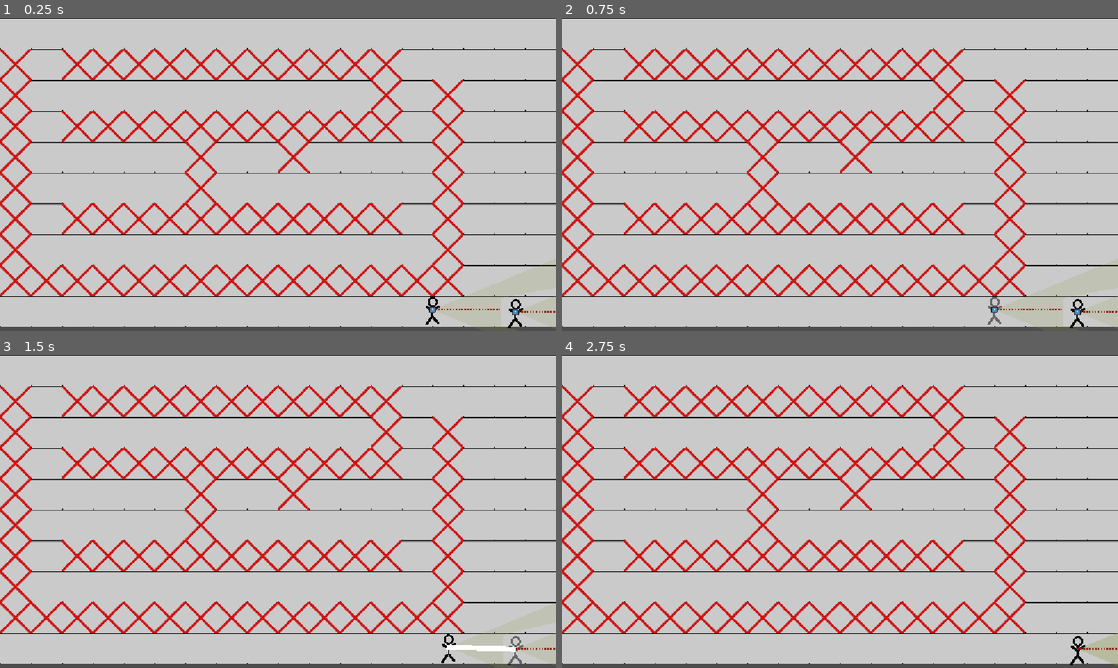
Above: before the commit, frames 1-4 (two rows, left to right).
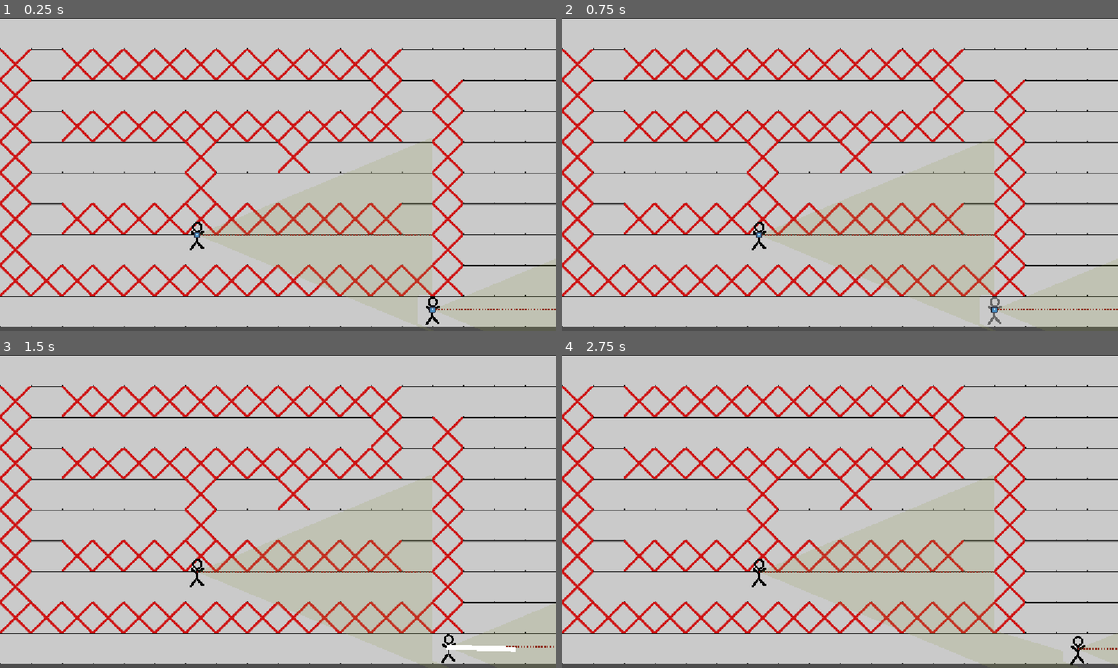
Above: after the commit, the same moments.

Repository: NevenIlincic/Tactical_Move
Game: Godot game, scene res://Scenes/Test_Scene.tscn
Two runs of this game, one before a commit and one after it. Both use one fixed random seed, a clock stepped at 60 frames per second and the inputs below. The engine's default icon, where the game draws it, is replaced by a stand-in: a white triangle on a blue panel in a dark square.
Inputs (mouse positions are in pixels of both pictures, inside the frame that each line leads up to):
- Up to frame 1 (0.25 s): no input
- Up to frame 2 (0.75 s): tap Enter at 0.5 s; move the mouse to (995, 309) at 0.52 s; press the mouse at (995, 309) at 0.53 s
- Up to frame 3 (1.5 s): tap W (reset_look_at_path) at 1.25 s; move the mouse to (517, 649) at 1.27 s; release the mouse at (517, 649) at 1.28 s; tap Space (move_confirm) at 1.35 s; click (517, 649) at 1.42 s
- Up to frame 4 (2.75 s): move the mouse to (895, 442) at 2.02 s; right-click (895, 442) at 2.1 s; click (895, 442) at 2.17 s

The runs differ from the first frame. In frame 1, 1.3% of the frame differs, in the area x 34-100%, y 59-100%; in frame 2, 1.3%; in frame 3, 1.3%; in frame 4, 1.1%.

Commit message:
[UPDATE] Move some methods in base Soldier class

Diff:
--- a/Scenes/Test_Scene.tscn
+++ b/Scenes/Test_Scene.tscn
@@ -4,11 +4,12 @@
 [ext_resource type="Texture2D" uid="uid://c3qy2e6a8kyg2" path="res://Sprites/Tiles/New Piskel-1.png - 2026-08-02T002434.484.png" id="2_mrf6p"]
 [ext_resource type="Texture2D" uid="uid://dx4qogxo2oe5u" path="res://Sprites/Tiles/New Piskel-2.png (46).png" id="2_mwjvy"]
 [ext_resource type="PackedScene" uid="uid://chy7dddrrr700" path="res://Scenes/Player/Player.tscn" id="4_10mtb"]
+[ext_resource type="Script" uid="uid://bencr8mnns7ut" path="res://Scripts/Patterns/Stat/stat.gd" id="5_8c5ma"]
 [ext_resource type="PackedScene" uid="uid://y3pndfcq1kxo" path="res://Scenes/Enemy/Enemy.tscn" id="5_svcn8"]
+[ext_resource type="Script" uid="uid://cp4iog725gtuq" path="res://Scripts/Soldier/Player/player_stats.gd" id="6_ltieu"]
 [ext_resource type="Script" uid="uid://cubw4ogrqm6po" path="res://Scripts/Weapon/weapon.gd" id="6_mykrp"]
 [ext_resource type="Script" uid="uid://bqnc1ha42r85" path="res://Scripts/Weapon/pistol.gd" id="7_88mxo"]
 [ext_resource type="Resource" uid="uid://ddj6vd6by3aw5" path="res://Resources/Weapon_Stats/Pistol_Stats.tres" id="8_argnq"]
-[ext_resource type="Resource" uid="uid://bqytja2sqng4q" path="res://Resources/Player_Stats/Regular_Soldier_Stats.tres" id="11_ltieu"]
 
 [sub_resource type="TileSetAtlasSource" id="TileSetAtlasSource_10mtb"]
 texture = ExtResource("2_mwjvy")
@@ -40,10 +41,75 @@
 [sub_resource type="RectangleShape2D" id="RectangleShape2D_fhwqp"]
 size = Vector2(64, 192)
 
+[sub_resource type="Resource" id="Resource_8c5ma"]
+script = ExtResource("5_8c5ma")
+base_value = 30.0
+metadata/_custom_type_script = "uid://bencr8mnns7ut"
+
+[sub_resource type="Resource" id="Resource_stuxa"]
+script = ExtResource("5_8c5ma")
+base_value = 1000.0
+metadata/_custom_type_script = "uid://bencr8mnns7ut"
+
+[sub_resource type="Resource" id="Resource_42oyf"]
+script = ExtResource("5_8c5ma")
+base_value = 0.4
+metadata/_custom_type_script = "uid://bencr8mnns7ut"
+
+[sub_resource type="Resource" id="Resource_xq73l"]
+script = ExtResource("5_8c5ma")
+base_value = 250.0
+metadata/_custom_type_script = "uid://bencr8mnns7ut"
+
+[sub_resource type="Resource" id="Resource_ofkpl"]
+resource_local_to_scene = true
+script = ExtResource("6_ltieu")
+speed = SubResource("Resource_xq73l")
+reaction_time = SubResource("Resource_42oyf")
+max_travel_distance = SubResource("Resource_stuxa")
+HP = SubResource("Resource_8c5ma")
+metadata/_custom_type_script = "uid://cp4iog725gtuq"
+
 [sub_resource type="Resource" id="Resource_yn6en"]
 script = ExtResource("7_88mxo")
 weapon_stats = ExtResource("8_argnq")
 metadata/_custom_type_script = "uid://bqnc1ha42r85"
+
+[sub_resource type="Resource" id="Resource_grcoo"]
+resource_local_to_scene = true
+script = ExtResource("6_ltieu")
+speed = SubResource("Resource_xq73l")
+reaction_time = SubResource("Resource_42oyf")
+max_travel_distance = SubResource("Resource_stuxa")
+HP = SubResource("Resource_8c5ma")
+metadata/_custom_type_script = "uid://cp4iog725gtuq"
+
+[sub_resource type="Resource" id="Resource_tq75k"]
+resource_local_to_scene = true
+script = ExtResource("6_ltieu")
+speed = SubResource("Resource_xq73l")
+reaction_time = SubResource("Resource_42oyf")
+max_travel_distance = SubResource("Resource_stuxa")
+HP = SubResource("Resource_8c5ma")
+metadata/_custom_type_script = "uid://cp4iog725gtuq"
+
+[sub_resource type="Resource" id="Resource_3vrl3"]
+resource_local_to_scene = true
+script = ExtResource("6_ltieu")
+speed = SubResource("Resource_xq73l")
+reaction_time = SubResource("Resource_42oyf")
+max_travel_distance = SubResource("Resource_stuxa")
+HP = SubResource("Resource_8c5ma")
+metadata/_custom_type_script = "uid://cp4iog725gtuq"
+
+[sub_resource type="Resource" id="Resource_6uspl"]
+resource_local_to_scene = true
+script = ExtResource("6_ltieu")
+speed = SubResource("Resource_xq73l")
+reaction_time = SubResource("Resource_42oyf")
+max_travel_distance = SubResource("Resource_stuxa")
+HP = SubResource("Resource_8c5ma")
+metadata/_custom_type_script = "uid://cp4iog725gtuq"
 
 [sub_resource type="Resource" id="Resource_88mxo"]
 script = ExtResource("7_88mxo")
@@ -82,26 +148,26 @@
 [node name="Player" parent="." unique_id=1108589071 instance=ExtResource("4_10mtb")]
 position = Vector2(896, 604)
 current_engagement_rule = 4
-soldier_stats = ExtResource("11_ltieu")
+soldier_stats = SubResource("Resource_ofkpl")
 weapons = Array[ExtResource("6_mykrp")]([SubResource("Resource_yn6en")])
 
 [node name="Enemy" parent="." unique_id=1440065138 instance=ExtResource("5_svcn8")]
 position = Vector2(1006, 133)
 HP = 10.0
-soldier_stats = ExtResource("11_ltieu")
+soldier_stats = SubResource("Resource_grcoo")
 
 [node name="Enemy2" parent="." unique_id=2099046103 instance=ExtResource("5_svcn8")]
 position = Vector2(1115, 155)
 HP = 20.0
-soldier_stats = ExtResource("11_ltieu")
+soldier_stats = SubResource("Resource_tq75k")
 
 [node name="Enemy3" parent="." unique_id=2042909401 instance=ExtResource("5_svcn8")]
 position = Vector2(1065, 108)
 HP = 20.0
-soldier_stats = ExtResource("11_ltieu")
+soldier_stats = SubResource("Resource_3vrl3")
 
 [node name="Player2" parent="." unique_id=2111187698 instance=ExtResource("4_10mtb")]
-position = Vector2(1068, 609)
+position = Vector2(408, 449)
 current_engagement_rule = 2
-soldier_stats = ExtResource("11_ltieu")
+soldier_stats = SubResource("Resource_6uspl")
 weapons = Array[ExtResource("6_mykrp")]([SubResource("Resource_88mxo")])
--- a/Scripts/Managers/vision_manager.gd
+++ b/Scripts/Managers/vision_manager.gd
@@ -1,29 +1,22 @@
 extends Node2D
 class_name VisionManager
 
-var alive_enemies: Dictionary
 
 # Pamtićemo parove: { enemy: { player1: true, player2: true } }
 var last_frame_visible_enemies: Dictionary
 var current_frame_visible_enemies: Dictionary
 
-func _init(enemies: Dictionary) -> void:
-	alive_enemies = enemies
+func _init() -> void:
 	last_frame_visible_enemies = {}
 	current_frame_visible_enemies = {}
 	connect_to_signals()
 
 func connect_to_signals():
-	Signals.get_alive_enemies.connect(_on_get_enemies)
 	Signals.report_enemy_seen.connect(_on_enemy_seen_report)
 
 func handle_enemy_visibility(delta: float):
-	#Checks is enemy entered in sight
 	_check_is_enemy_entered_vision()
 	_check_is_enemy_exited_vision()
-	#print(last_frame_visible_enemies, " ", current_frame_visible_enemies)
-
-
 	current_frame_visible_enemies.clear()
 
 func _check_is_enemy_entered_vision():
@@ -77,16 +70,8 @@
 
 	for enemy in enemies_to_remove:
 		last_frame_visible_enemies.erase(enemy)
+
 func _on_enemy_seen_report(enemy: Enemy, player: Player):
 	if not current_frame_visible_enemies.has(enemy):
 		current_frame_visible_enemies[enemy] = {}
 	current_frame_visible_enemies[enemy][player] = true
-
-func _on_get_enemies(enemies: Dictionary):
-	alive_enemies = enemies
-
-func get_enemies() -> Dictionary:
-	return alive_enemies
-
-func remove_from_alive_enemies(enemy: Enemy):
-	alive_enemies.erase(enemy)
--- a/Scripts/Patterns/State/Level_State/action_state.gd
+++ b/Scripts/Patterns/State/Level_State/action_state.gd
@@ -15,7 +15,7 @@
 	num_finished_moves = 0
 
 	alive_enemies = level.get_alive_enemies()
-	vision_manager = VisionManager.new(alive_enemies)
+	vision_manager = VisionManager.new()
 
 	for player: Player in alive_players.keys():
 		player.do_actions()
--- a/Scripts/Patterns/State/Weapon_State/Enemy/enemy_weapon_shooting_state.gd
+++ b/Scripts/Patterns/State/Weapon_State/Enemy/enemy_weapon_shooting_state.gd
@@ -1,5 +1 @@
 class_name EnemyWeaponShootState extends WeaponShootState
-
-func on_target_killed(enemy: Enemy, player: Player):
-	pass
-	#Signals.player_killed.emit(enemy, player)
--- a/Scripts/Patterns/Strategy/Engagement_Strategy/Enemy/enemy_stop_shoot_strategy.gd
+++ /dev/null
@@ -1,5 +0,0 @@
-class_name EnemyStopShootStrategy extends EngagementStrategy
-
-func execute(player: Player, enemy: Enemy):
-	if not enemy.player_to_shoot:
-		enemy.player_to_shoot = player
--- a/Scripts/Soldier/Enemy/enemy.gd
+++ b/Scripts/Soldier/Enemy/enemy.gd
@@ -7,8 +7,6 @@
 var num_seen_by: int = 0
 
 #FOR ENEMY
-var players_in_sight: Dictionary = {} #{player1: true, player2: true}
-var player_to_shoot: Player
 var point_to_look: Vector2
 
 func show_enemy():
@@ -23,8 +21,8 @@
 func _ready() -> void:
 	#pass
 	visible = false
-	engagement_strategy = EnemyStopShootStrategy.new()
-	connect_to_signals()
+	engagement_strategy = StopShootFollowingStrategy.new()
+	#connect_to_signals()
 	#var tween = create_tween()
 	#tween.tween_property(self, "global_position", Vector2(20,20), 40)
 
@@ -32,26 +30,22 @@
 	check_enemy_looking_at()
 
 func check_enemy_looking_at():
-	if player_to_shoot:
-		look_at(player_to_shoot.global_position)
+	if enemy_to_shoot:
+		look_at(enemy_to_shoot.global_position)
 	else:
 		look_at(point_to_look)
 
-func connect_to_signals():
-	Signals.shoot_player.connect(_on_player_seen)
-	Signals.hide_player.connect(_on_player_lost)
-
-func _on_player_seen(enemy: Enemy, player: Player):
-	if enemy != self:
-		return
-	players_in_sight[player] = true
-	on_engagement_action(player)
-
-func _on_player_lost(enemy: Enemy, player: Player):
-	if self != enemy or not player:
-		return
-	players_in_sight[player] = true
-
-func on_engagement_action(player: Player):
-	if engagement_strategy:
-		engagement_strategy.execute(player, self)
+#func connect_to_signals():
+	#Signals.shoot_player.connect(_on_player_seen)
+	#Signals.hide_player.connect(_on_player_lost)
+#
+#func _on_player_seen(enemy: Enemy, player: Player):
+	#if enemy != self:
+		#return
+	#enemies_in_sight[player] = true
+	#on_engagement_action(player)
+	#
+#func _on_player_lost(enemy: Enemy, player: Player):
+	#if self != enemy or not player:
+		#return
+	#enemies_in_sight[player] = true
--- a/Scripts/Soldier/Player/player.gd
+++ b/Scripts/Soldier/Player/player.gd
@@ -209,41 +209,12 @@
 	player_path.append(global_position)
 	player_path_line.reset_path()
 
-func on_engagement_action(enemy: Enemy):
-	if engagement_strategy:
-		engagement_strategy.execute(self, enemy)
-
-func _on_enemy_seen(enemy: Enemy, player: Player) -> void:
-	if self != player:
-		return
-	enemy.show_enemy()
-	enemies_in_sight[enemy] = true
-	on_engagement_action(enemy)
+func _on_enemy_seen(enemy: Soldier, player: Soldier) -> void:
+	super._on_enemy_seen(enemy, player)
+	(enemy as Enemy).show_enemy()
 
 func _on_enemy_lost(enemy: Soldier, player: Soldier) -> void:
-	if self != player or not enemy:
-		return
-	enemy.hide_enemy()
-	if enemies_in_sight.has(enemy):
-		enemies_in_sight.erase(enemy)
-
-	if enemies_in_sight.is_empty():
-		enemy_to_shoot = null
-		if not current_weapon.weapon_state is WeaponReloadState:
-			current_weapon.change_weapon_state(WeaponIdleState.new())
-		#point_to_look = initial_point
-		#rotation_tween = create_tween()
-		#do_initial_player_rotation(rotation_tween)
-		#if rotation_tween and rotation_tween.is_valid():
-			#await rotation_tween.finished
-	else:
-		if enemy == enemy_to_shoot:
-			_select_next_enemy_to_shoot()
-		if not (current_weapon.weapon_state is WeaponReloadState
-			or current_weapon.weapon_state is WeaponShootState):
-			current_weapon.change_weapon_state(WeaponShootState.new())
-
-	current_weapon.change_enemy_to_shoot(enemy_to_shoot)
-	if enemy and enemy.is_killed:
-		enemy.queue_free()
+	super._on_enemy_lost(enemy, player)
+	if enemy:
+		(enemy as Enemy).hide_enemy()
 	#point_to_look = null
--- a/Scripts/Soldier/soldier.gd
+++ b/Scripts/Soldier/soldier.gd
@@ -55,5 +55,38 @@
 func has_enemies_in_sight() -> bool:
 	return not enemies_in_sight.is_empty()
 
-func _on_enemy_lost(enemy_lost_from_sight: Soldier, who_lost_sight: Soldier):
-	pass
+func _on_enemy_seen(enemy: Soldier, soldier: Soldier):
+	if self != soldier:
+		return
+	enemies_in_sight[enemy] = true
+	on_engagement_action(enemy)
+
+func on_engagement_action(enemy: Soldier):
+	if engagement_strategy:
+		engagement_strategy.execute(self, enemy)
+
+func _on_enemy_lost(enemy: Soldier, soldier: Soldier):
+	if self != soldier or not enemy:
+		return
+	if enemies_in_sight.has(enemy):
+		enemies_in_sight.erase(enemy)
+
+	if enemies_in_sight.is_empty():
+		enemy_to_shoot = null
+		if not current_weapon.weapon_state is WeaponReloadState:
+			current_weapon.change_weapon_state(WeaponIdleState.new())
+		#point_to_look = initial_point
+		#rotation_tween = create_tween()
+		#do_initial_player_rotation(rotation_tween)
+		#if rotation_tween and rotation_tween.is_valid():
+			#await rotation_tween.finished
+	else:
+		if enemy == enemy_to_shoot:
+			_select_next_enemy_to_shoot()
+		if not (current_weapon.weapon_state is WeaponReloadState
+			or current_weapon.weapon_state is WeaponShootState):
+			current_weapon.change_weapon_state(WeaponShootState.new())
+
+	current_weapon.change_enemy_to_shoot(enemy_to_shoot)
+	if enemy.is_killed:
+		enemy.queue_free()
Not shown, removed: Scripts/Patterns/Strategy/Engagement_Strategy/Enemy/enemy_stop_shoot_strategy.gd.uid
